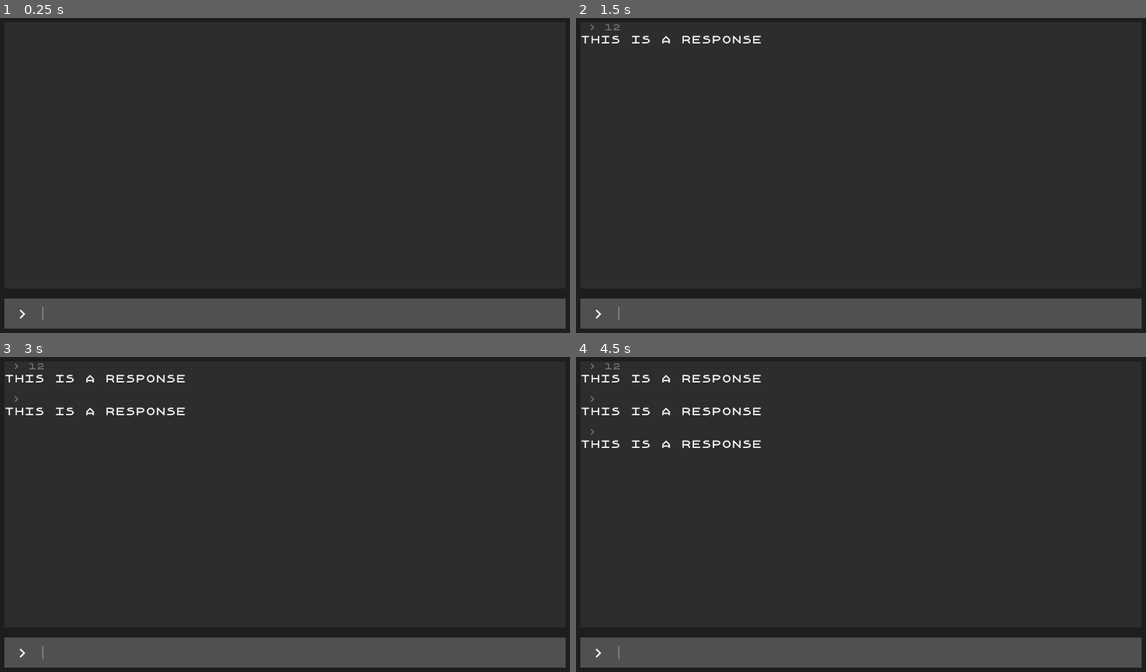
Above: before the commit, frames 1-4 (two rows, left to right).
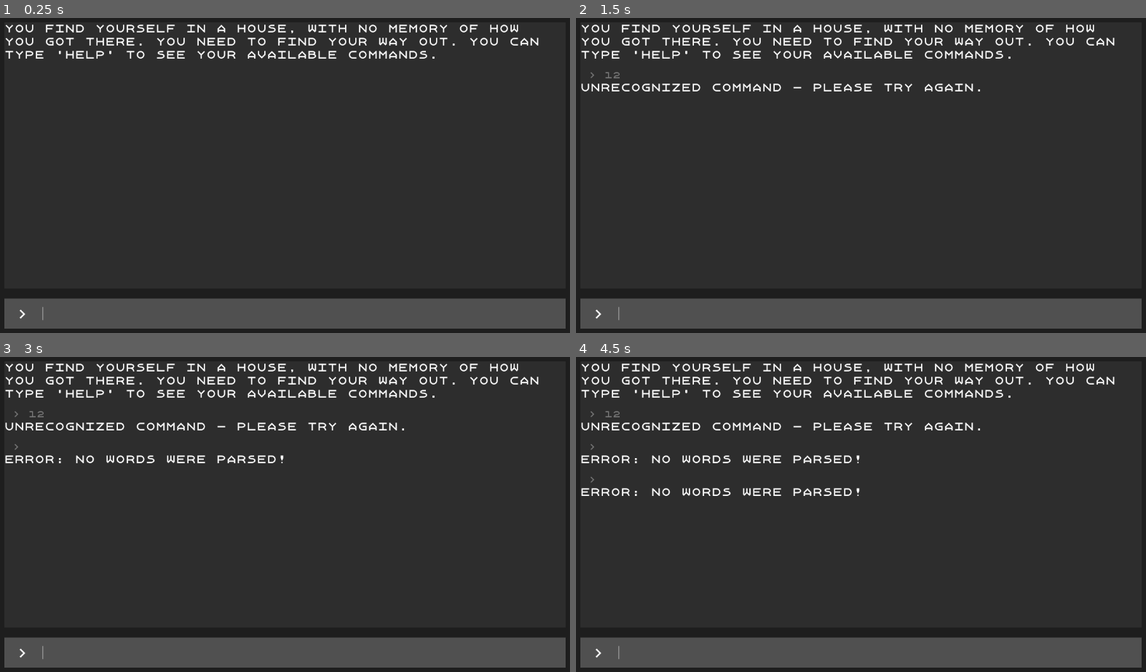
Above: after the commit, the same moments.

Repository: onionbulbperception/text_adventure_by_tutorial
Game: Godot game, scene res://scenes/game.tscn
The game is run twice, just before and just after one commit, with the same random seed, the same clock (stepped at 60 frames per second) and the same inputs.
Inputs (mouse positions are in pixels of both pictures, inside the frame that each line leads up to):
- Up to frame 1 (0.25 s): no input
- Up to frame 2 (1.5 s): click (878, 314) at 0.52 s; type "12" at 0.6 s; tap Enter at 1.25 s
- Up to frame 3 (3 s): tap Space at 2 s; tap Enter at 2.75 s
- Up to frame 4 (4.5 s): tap Space at 3.5 s; tap Enter at 4.25 s

The runs differ from the first frame. In frame 1, 2.5% of the frame differs, in the area x 0-95%, y 2-13%; in frame 2, 3.5%; in frame 3, 4.4%; in frame 4, 5.2%, in the area x 0-95%, y 2-45%.

Commit message:
finished tutorial's part 6

Diff:
--- a/scenes/game.tscn
+++ b/scenes/game.tscn
@@ -1,6 +1,7 @@
-[gd_scene load_steps=9 format=3 uid="uid://ci61hs1ppmrbb"]
+[gd_scene load_steps=10 format=3 uid="uid://ci61hs1ppmrbb"]
 
 [ext_resource type="Script" path="res://scripts/game.gd" id="1_8s3ah"]
+[ext_resource type="Script" path="res://scripts/command_processor.gd" id="2_1t0v8"]
 [ext_resource type="FontFile" uid="uid://2c4lklsj37yx" path="res://fonts/Xanmono.ttf" id="3_k8pxv"]
 [ext_resource type="Script" path="res://scripts/input.gd" id="4_j06qb"]
 
@@ -25,6 +26,9 @@
 grow_horizontal = 2
 grow_vertical = 2
 script = ExtResource("1_8s3ah")
+
+[node name="CommandProcessor" type="Node" parent="."]
+script = ExtResource("2_1t0v8")
 
 [node name="Background" type="PanelContainer" parent="."]
 layout_mode = 1
--- /dev/null
+++ b/scenes/input_history.tscn
@@ -0,0 +1,9 @@
+[gd_scene load_steps=2 format=3 uid="uid://dbexhmqfmn2xo"]
+
+[ext_resource type="FontFile" uid="uid://2c4lklsj37yx" path="res://fonts/Xanmono.ttf" id="1_wbjww"]
+
+[node name="InputHistory" type="Label"]
+theme_override_colors/font_color = Color(0.470076, 0.470076, 0.470076, 1)
+theme_override_fonts/font = ExtResource("1_wbjww")
+theme_override_font_sizes/font_size = 16
+text = " > this is what user typed"
--- a/scenes/input_response.tscn
+++ b/scenes/input_response.tscn
@@ -1,20 +1,14 @@
-[gd_scene load_steps=3 format=3 uid="uid://bx37kddntghtv"]
+[gd_scene load_steps=4 format=3 uid="uid://bx37kddntghtv"]
 
-[ext_resource type="FontFile" uid="uid://2c4lklsj37yx" path="res://fonts/Xanmono.ttf" id="1_1vpsu"]
 [ext_resource type="Script" path="res://scripts/input_response.gd" id="1_13d7v"]
+[ext_resource type="PackedScene" uid="uid://dbexhmqfmn2xo" path="res://scenes/input_history.tscn" id="2_18uft"]
+[ext_resource type="PackedScene" uid="uid://djeqt2indprdk" path="res://scenes/response.tscn" id="3_r2lxd"]
 
 [node name="InputResponse" type="VBoxContainer"]
 script = ExtResource("1_13d7v")
 
-[node name="InputHistory" type="Label" parent="."]
+[node name="InputHistory" parent="." instance=ExtResource("2_18uft")]
 layout_mode = 2
-theme_override_colors/font_color = Color(0.470076, 0.470076, 0.470076, 1)
-theme_override_fonts/font = ExtResource("1_1vpsu")
-theme_override_font_sizes/font_size = 16
-text = " > this is what user typed"
 
-[node name="Response" type="Label" parent="."]
+[node name="Response" parent="." instance=ExtResource("3_r2lxd")]
 layout_mode = 2
-theme_override_fonts/font = ExtResource("1_1vpsu")
-theme_override_font_sizes/font_size = 20
-text = "this is what the game will give back"
--- /dev/null
+++ b/scenes/response.tscn
@@ -0,0 +1,10 @@
+[gd_scene load_steps=2 format=3 uid="uid://djeqt2indprdk"]
+
+[ext_resource type="FontFile" uid="uid://2c4lklsj37yx" path="res://fonts/Xanmono.ttf" id="1_2uf0u"]
+
+[node name="Response" type="Label"]
+custom_minimum_size = Vector2(1100, 0)
+theme_override_fonts/font = ExtResource("1_2uf0u")
+theme_override_font_sizes/font_size = 20
+text = "this is what the game will give back"
+autowrap_mode = 3
--- /dev/null
+++ b/scripts/command_processor.gd
@@ -0,0 +1,31 @@
+extends Node
+
+
+func process_command(input: String) -> String:
+	var words = input.split(" ", false)
+	if words.size() == 0:
+		return "Error: no words were parsed!"
+
+	var first_first = words[0].to_lower()
+	var second_word = ""
+	if words.size() > 1:
+		second_word = words[1].to_lower()
+
+	match first_first:
+		"go":
+			return go(second_word)
+		"help":
+			return help()
+		_:
+			return "Unrecognized command - please try again."
+
+
+
+func go(second_word: String) -> String:
+	if second_word == "":
+		return "Go where?"
+	return "You go %s" % second_word
+
+
+func help() -> String:
+	return "You can use these commands: go [location], help"
--- a/scripts/game.gd
+++ b/scripts/game.gd
@@ -1,6 +1,7 @@
 extends Control
 
 
+const Responce = preload("res://scenes/response.tscn")
 const InputResponse = preload("res://scenes/input_response.tscn")
 
 
@@ -10,6 +11,7 @@
 var max_scroll_length := 0
 
 
+@onready var command_processor = $CommandProcessor
 @onready var history_rows = $Background/MarginContainer/Rows/GameInfo/Scroll/HistoryRows
 @onready var scroll = $Background/MarginContainer/Rows/GameInfo/Scroll
 @onready var scrollbar = scroll.get_v_scroll_bar()
@@ -18,6 +20,9 @@
 func _ready() -> void:
 	scrollbar.connect("changed", handle_scrollbar_changed)
 	max_scroll_length = scrollbar.max_value
+	var starting_message = Responce.instantiate()
+	starting_message.text = "You find yourself in a house, with no memory of how you got there. You need to find your way out. You can type 'help' to see your available commands."
+	add_responce_to_game(starting_message)
 
 
 func handle_scrollbar_changed():
@@ -32,12 +37,19 @@
 		return
 
 	# Create instance of history rows and add a node to it as a child
-	# Godot 3.x, the PackedScene class had an instance()
-	# Godot 4.x, the method name is now instantiate()
+	# Send info to command processor to handle the input
 	var input_responce = InputResponse.instantiate()
-	input_responce.set_text(new_text, "This is a response")
-	history_rows.add_child(input_responce)
+	var responce = command_processor.process_command(new_text)
+	input_responce.set_text(new_text, responce)
+	add_responce_to_game(input_responce)
 
+
+func add_responce_to_game(responce: Control):
+	history_rows.add_child(responce)
+	delete_history_beyond_limit()
+
+
+func delete_history_beyond_limit():
 	# Counts rows if more than max_lines_remebered deletes oldest rows
 	if history_rows.get_child_count() > max_lines_remebered:
 		var rows_to_forget = history_rows.get_child_count() - max_lines_remebered
